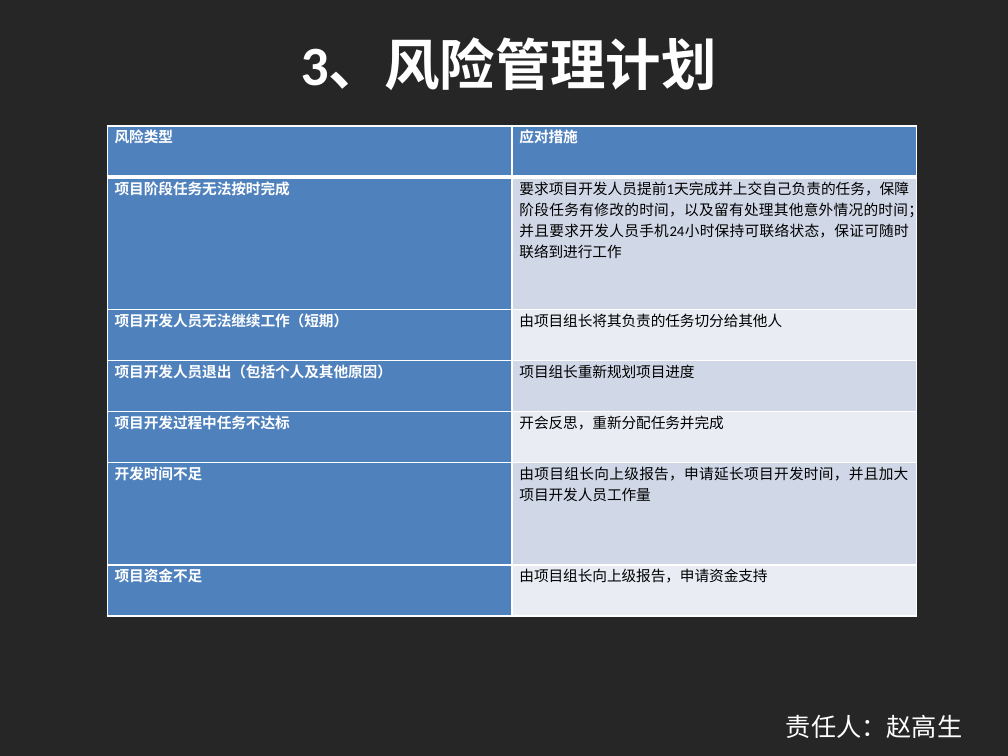
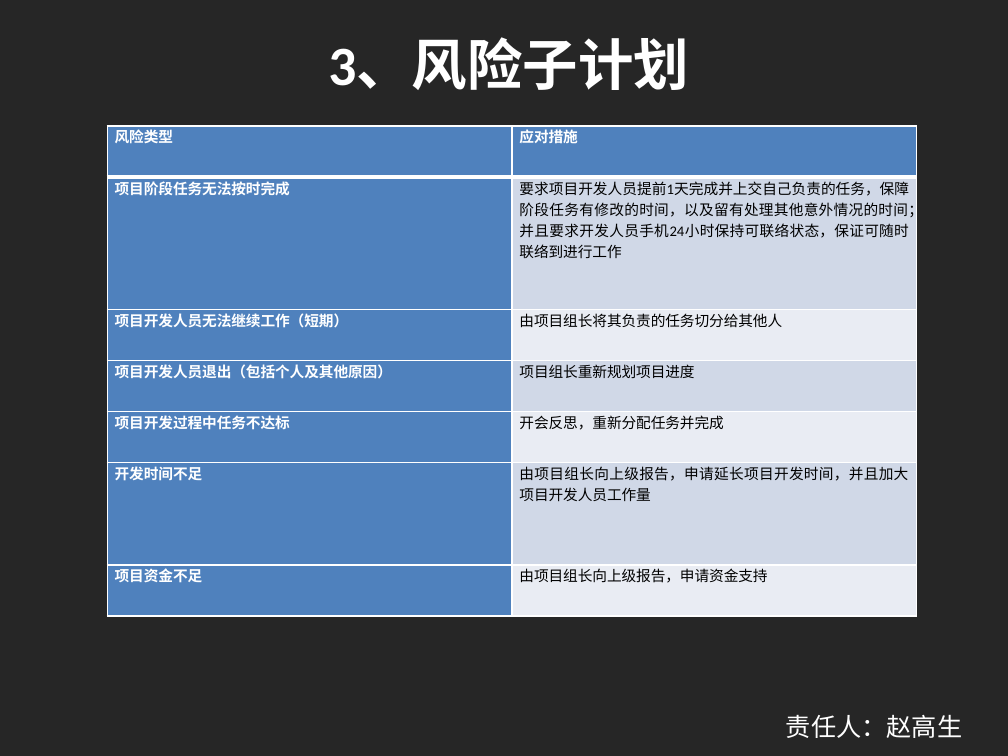
Before and after one commit to shangzhaoxiaozi/PRD-21, a slide deck: slide 31 of PRD-21-C2/非受控文档/项目评审文档/需求工程计划.pptx (slide 25 before the commit). Drawn at 1008x756 pixels with LibreOffice and Linux fonts; fonts in the diff are those of the drawing. Boxes give left, top, right and bottom in pixels: in the first picture for what was removed or moved away, otherwise in the second. Text is boxed around its words. In the diff, an @@ line names an element or a change of style, - is before the commit and + after.

```diff
--- a/PRD-21-C2/非受控文档/项目评审文档/需求工程计划.pptx
+++ b/PRD-21-C2/非受控文档/项目评审文档/需求工程计划.pptx
@@ title at (x1=328, y1=38, x2=689, y2=90): text changed @@
-3、风险管理计划
+3、风险子计划
```
Also in this commit, not shown: 3 other slides changed, 6 slides added, 3 other files.
